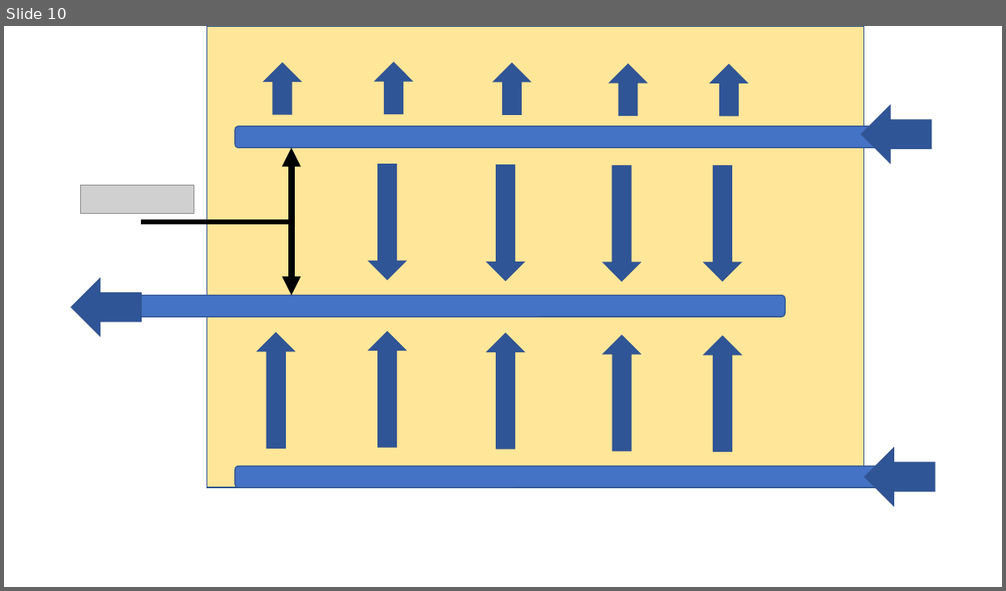
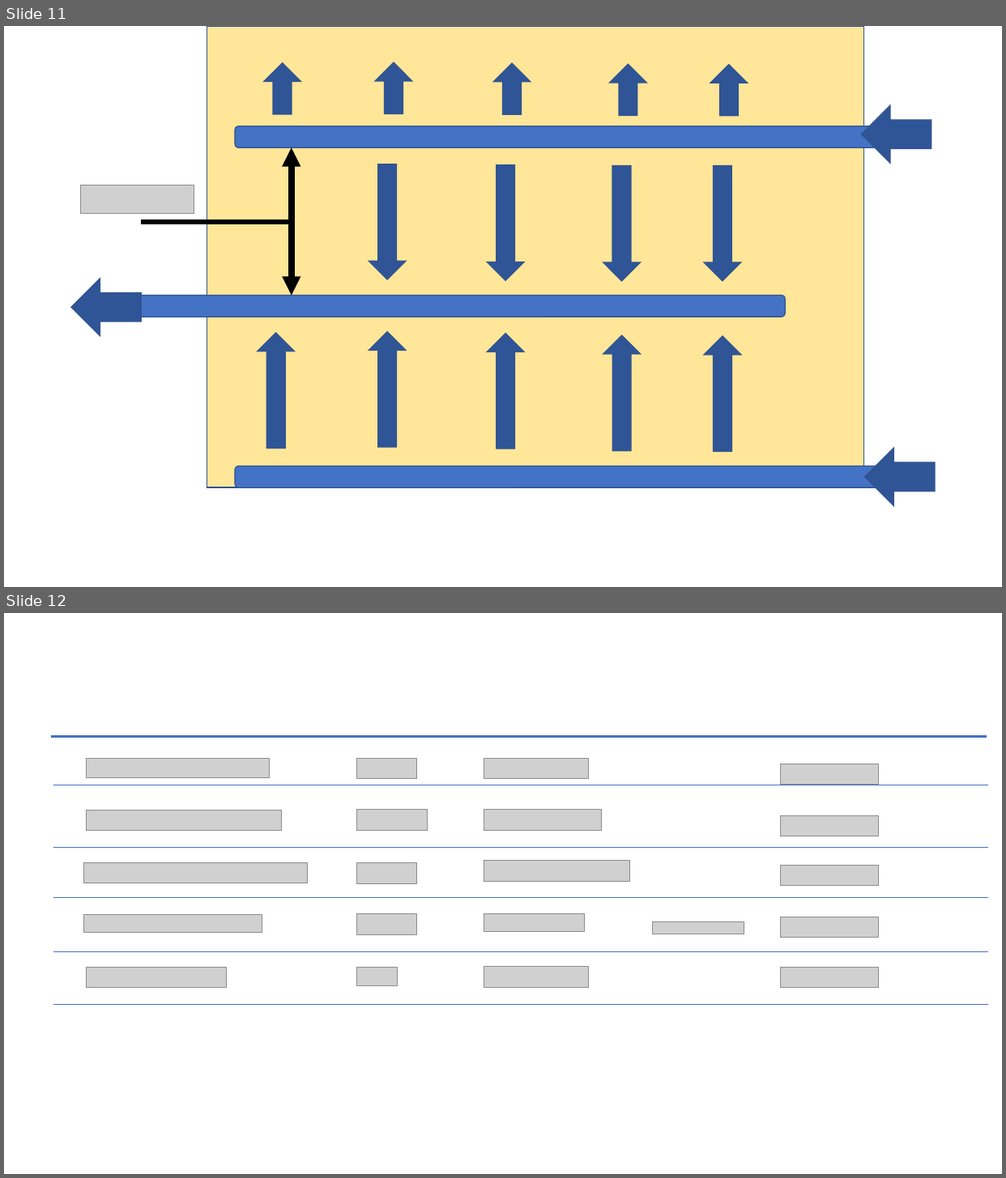
Before and after one commit to AguaClara/Textbook, a slide deck: ClareDiagrams.pptx. Shown one above the other, each under a label of ours: slide 10 before the commit, slides 11 and 12 after it. The pictures are 1006x591 and 1006x1178 pixels, drawn with LibreOffice and Linux fonts; fonts in the diff are those of the drawing; grey boxes stand for pictures; background and template pictures are left out. Boxes give left, top, right and bottom in pixels: in the first picture for what was removed or moved away, otherwise in the second. Text is boxed around its words. In the diff, an @@ line names an element or a change of style, - is before the commit and + after.

```diff
--- a/ClareDiagrams.pptx
+++ b/ClareDiagrams.pptx
@@ slide 12 added at box(4, 613, 1002, 1174), background #FFFFFF @@
@@ line added from (51, 736) to (987, 736), #4472C4 2.25 pt @@
@@ picture added at box(357, 758, 417, 779) @@
@@ picture added at box(484, 758, 589, 779) @@
@@ picture added at box(780, 764, 879, 785) @@
@@ line added from (53, 785) to (988, 785), #4472C4 0.5 pt @@
@@ picture added at box(357, 810, 428, 831) @@
@@ picture added at box(484, 809, 602, 830) @@
@@ picture added at box(780, 815, 879, 836) @@
@@ line added from (53, 847) to (988, 847), #4472C4 0.5 pt @@
@@ picture added at box(357, 863, 417, 884) @@
@@ picture added at box(484, 861, 631, 882) @@
@@ picture added at box(780, 865, 879, 885) @@
@@ line added from (53, 897) to (988, 897), #4472C4 0.5 pt @@
@@ picture added at box(357, 914, 417, 935) @@
@@ picture added at box(484, 914, 585, 932) @@
@@ picture added at box(652, 922, 744, 934) @@
@@ picture added at box(780, 917, 879, 937) @@
@@ line added from (53, 952) to (988, 952), #4472C4 0.5 pt @@
@@ group added at box(84, 758, 308, 988): 5 pictures @@
@@ picture added at box(357, 968, 397, 986) @@
@@ picture added at box(484, 967, 589, 988) @@
@@ picture added at box(780, 967, 879, 987) @@
@@ line added from (53, 1004) to (988, 1004), #4472C4 0.5 pt @@
@@ what was slide 10 is now slide 11 @@
```
Also in this commit, not shown: 1 slide changed, 1 other slide added, 1 slide removed, 3 other files.
